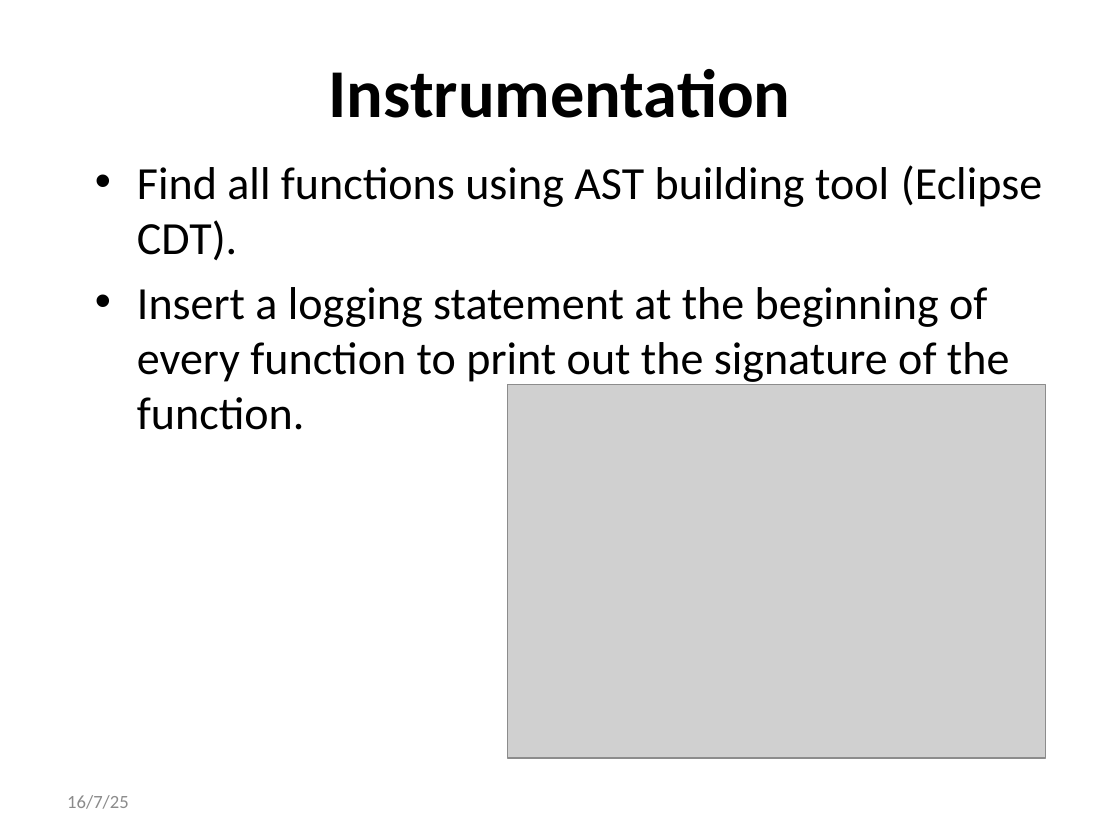
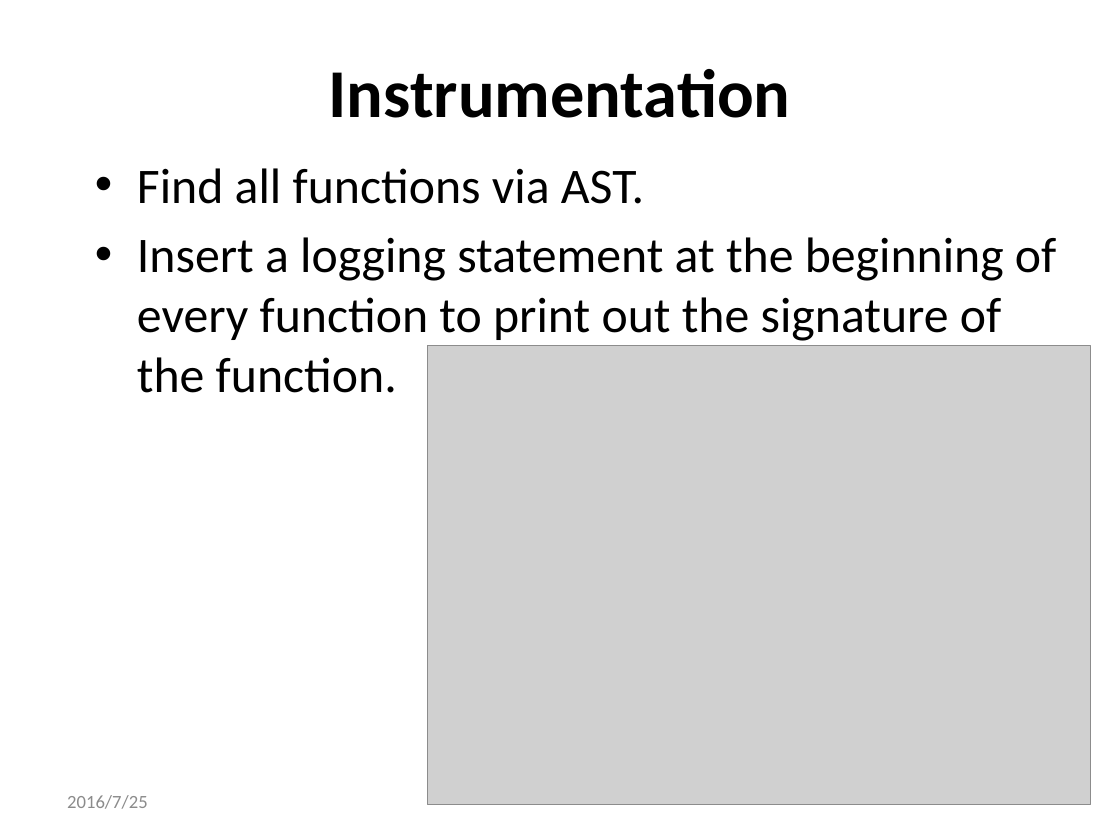
Before and after one commit to qwordy/IUT, a slide deck: slide 9 of doc/Final Presentation/Incremental_Unit_Testing-20160725-v3.pptx. Drawn at 1120x840 pixels with LibreOffice and Linux fonts; fonts in the diff are those of the drawing; grey boxes stand for pictures. Boxes give left, top, right and bottom in pixels: in the first picture for what was removed or moved away, otherwise in the second. Text is boxed around its words. In the diff, an @@ line names an element or a change of style, - is before the commit and + after.

```diff
--- a/doc/Final Presentation/Incremental_Unit_Testing-20160725-v3.pptx
+++ b/doc/Final Presentation/Incremental_Unit_Testing-20160725-v3.pptx
@@ text at (137,168,644,204): text changed; size 29.6 to 32 pt @@
-• Find all functions using AST building tool (Eclipse CDT).
+• Find all functions via AST.
@@ text at (137,237,1056,393): size 29.6 to 32 pt in "Insert a logging statement at the beginning ..." @@
@@ picture: place and size @@
-picture at (507,385,1046,758)
+picture at (428,346,1091,805)
@@ text at (67,795,148,809): text changed @@
-16/7/25
+2016/7/25
```
Also in this commit, not shown: 30 other slides changed, 1 slide removed.
